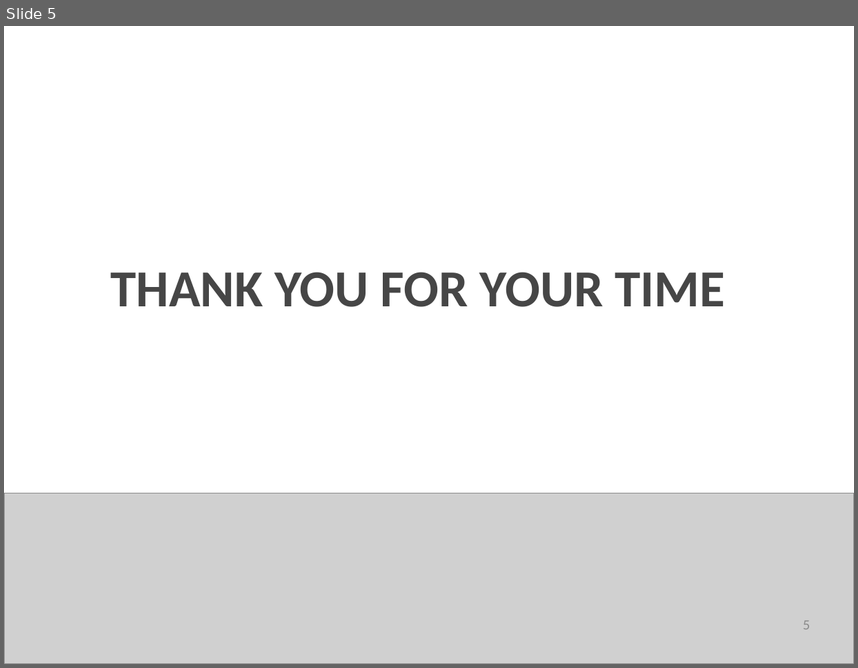
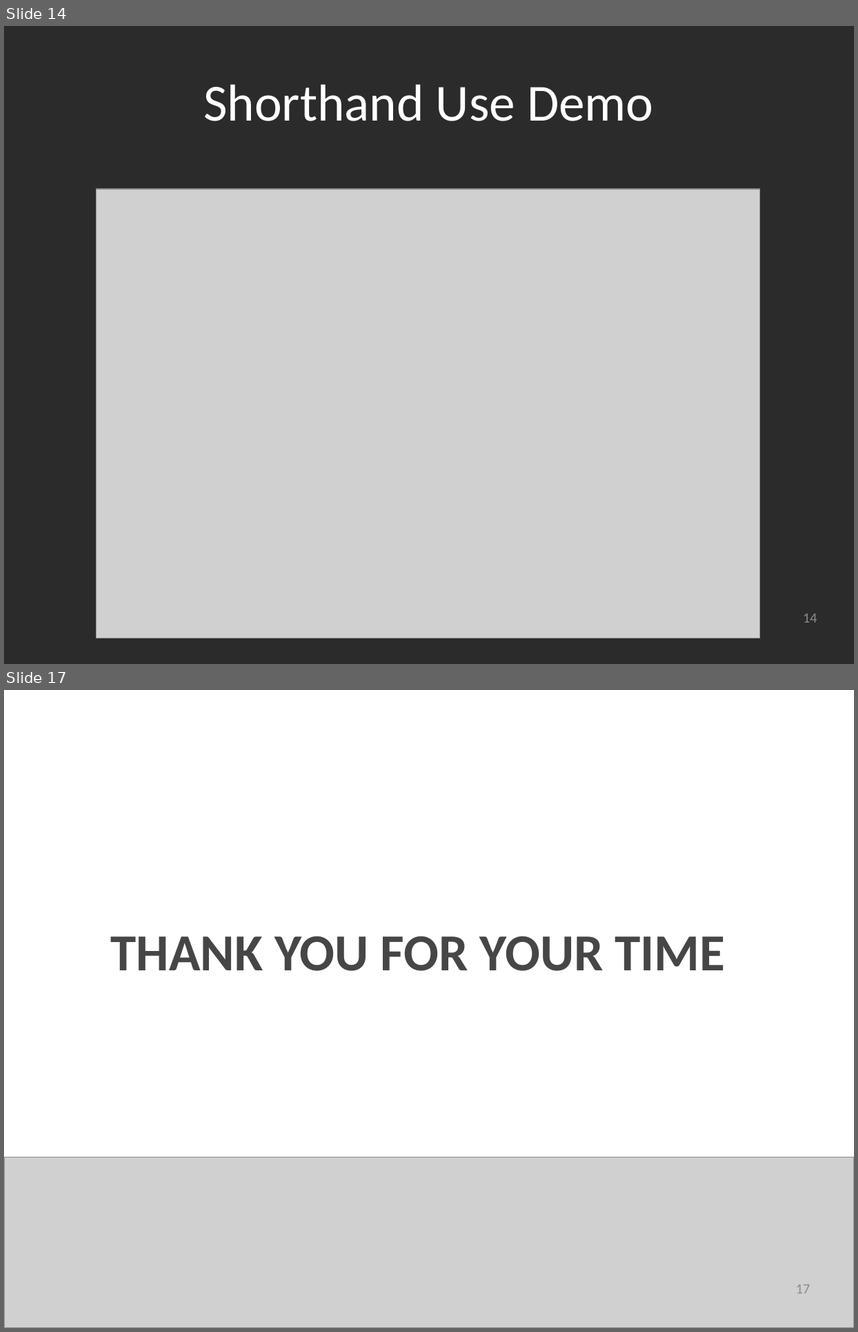
Before and after one commit to SpacemanRiff/spring-semester-project, a slide deck: powerpoints/Sprint 4.pptx. Shown one above the other, each under a label of ours: slide 5 before the commit, slides 14 and 17 after it; the slides between them are not shown. The pictures are 858x668 and 858x1332 pixels, drawn with LibreOffice and Linux fonts; fonts in the diff are those of the drawing; grey boxes stand for pictures; background and template pictures are left out; a plain dark background stands for a picture behind light text. Boxes give left, top, right and bottom in pixels: in the first picture for what was removed or moved away, otherwise in the second. Text is boxed around its words. In the diff, an @@ line names an element or a change of style, - is before the commit and + after.

```diff
--- a/powerpoints/Sprint 4.pptx
+++ b/powerpoints/Sprint 4.pptx
@@ slide 14 added at [4,26,854,664], background picture (left out) @@
@@ title added at [203,84,653,121], 44 pt, text #FFFFFF @@
+Shorthand Use Demo
@@ picture added at [96,190,760,638] @@
@@ page number added at [803,613,818,622], 12 pt, text #8C8C8C @@
+14
@@ what was slide 5 is now slide 17 @@
@@ page number at [796,1284,811,1293]: text changed @@
-5
+17
```
Also in this commit, not shown: 2 slides changed, 11 other slides added, 2 other files.
